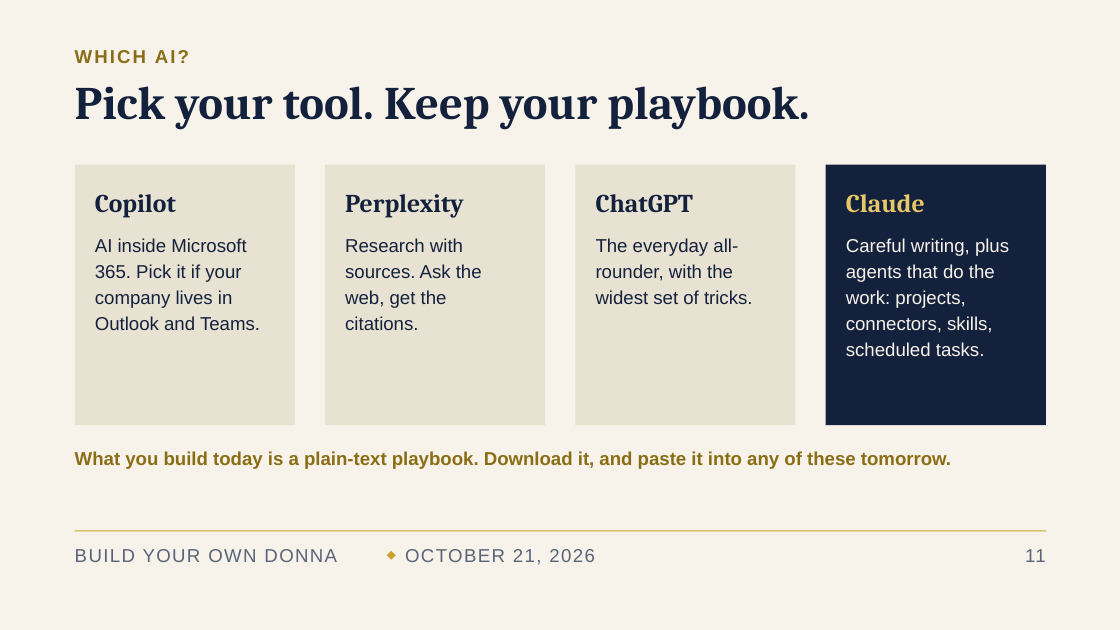
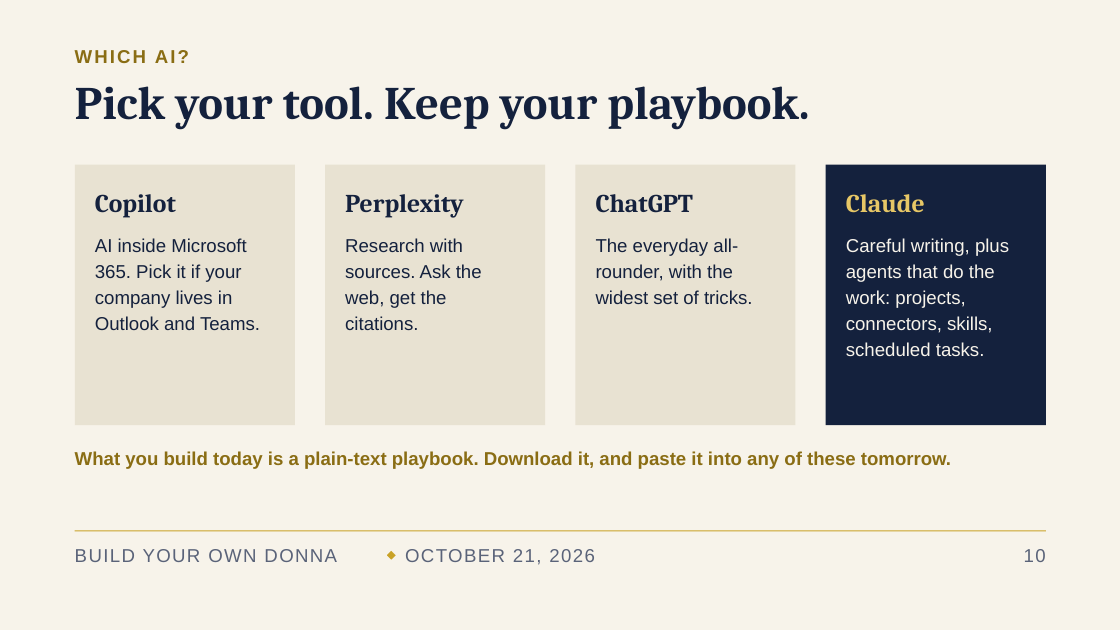
Before and after one commit to denisekgosnell/Donna, a slide deck: slide 11 of decks/build-your-own-donna-v3.pptx (slide 12 before the commit). Drawn at 1120x630 pixels with LibreOffice and Linux fonts; fonts in the diff are those of the drawing. Boxes give left, top, right and bottom in pixels: in the first picture for what was removed or moved away, otherwise in the second. Text is boxed around its words. In the diff, an @@ line names an element or a change of style, - is before the commit and + after.

```diff
--- a/decks/build-your-own-donna-v3.pptx
+++ b/decks/build-your-own-donna-v3.pptx
@@ text at [1024, 549, 1046, 562]: text changed @@
-11
+10
```
Also in this commit, not shown: 17 other slides changed, 11 other files.
